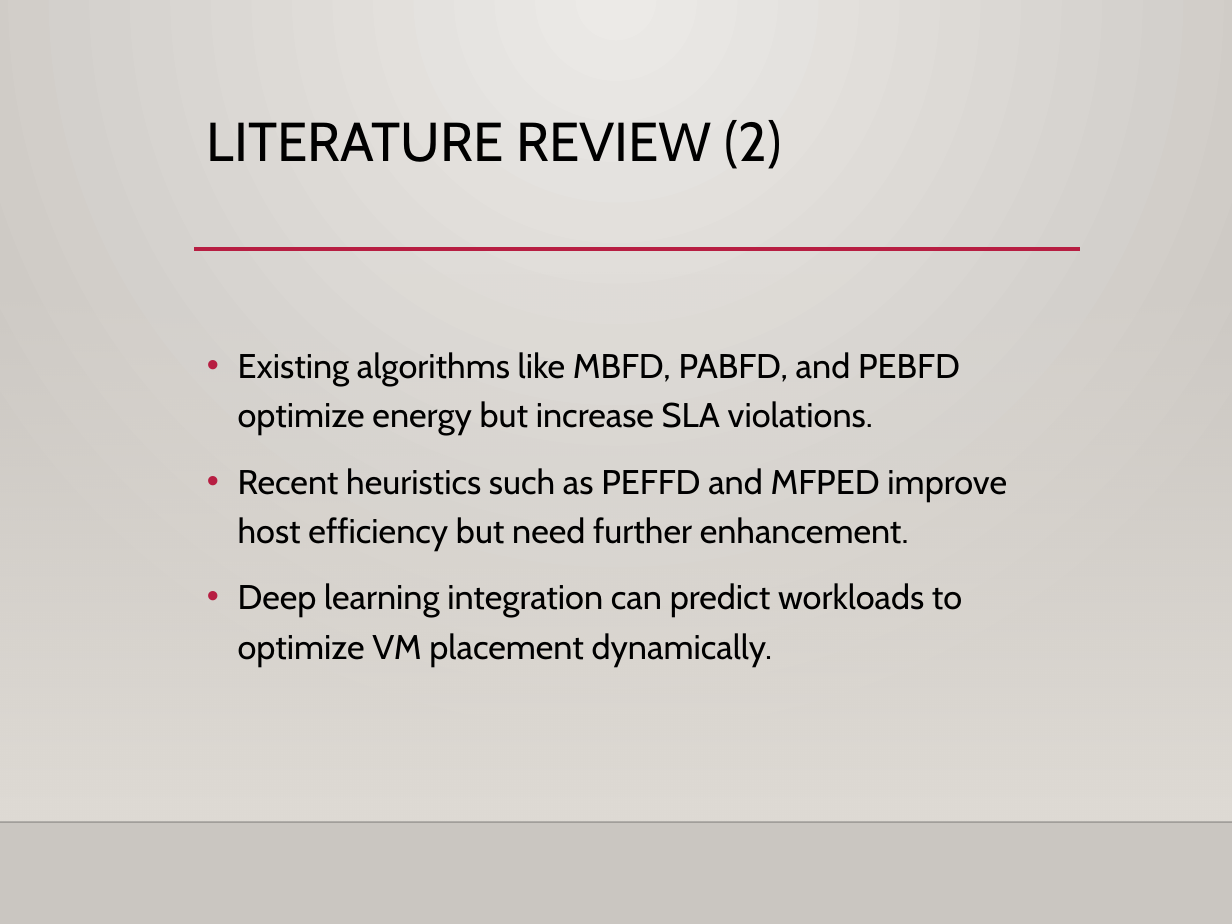
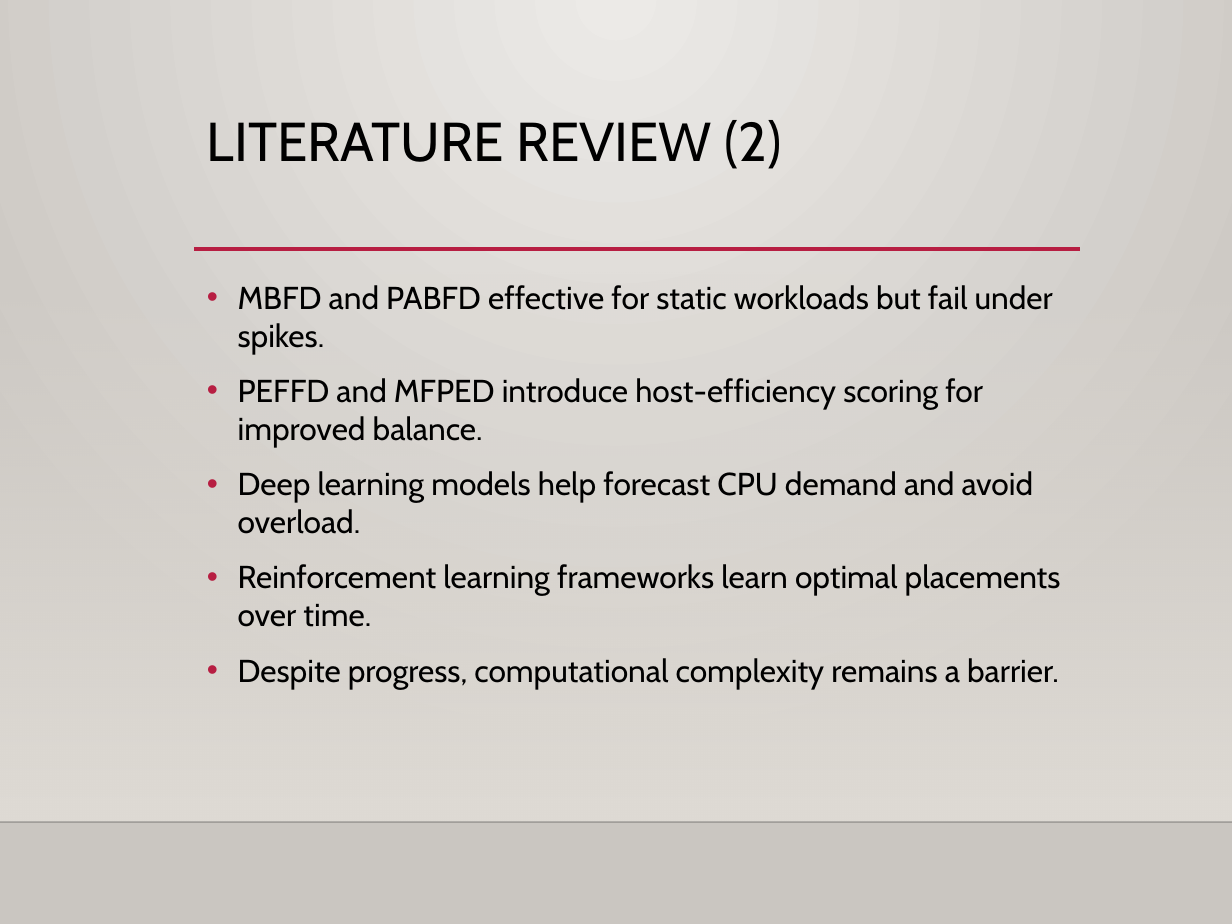
Before and after one commit to jaytomar19/Pbl_Jay-Pratap-Singh-Tomar, a slide deck: slide 5 of PBL PPT.pptx. Drawn at 1232x924 pixels with LibreOffice and Linux fonts; fonts in the diff are those of the drawing; background and template pictures are left out. Boxes give left, top, right and bottom in pixels: in the first picture for what was removed or moved away, otherwise in the second. Text is boxed around its words. In the diff, an @@ line names an element or a change of style, - is before the commit and + after.

```diff
--- a/PBL PPT.pptx
+++ b/PBL PPT.pptx
@@ text at [238,285,1061,689]: text changed; size 20 to 18.5 pt @@
-• Existing algorithms like MBFD, PABFD, and PEBFD optimize energy but increase SLA violations.
-• Recent heuristics such as PEFFD and MFPED improve host efficiency but need further enhancement.
-• Deep learning integration can predict workloads to optimize VM placement dynamically.
+• MBFD and PABFD effective for static workloads but fail under spikes.
+• PEFFD and MFPED introduce host-efficiency scoring for improved balance.
+• Deep learning models help forecast CPU demand and avoid overload.
+• Reinforcement learning frameworks learn optimal placements over time.
+• Despite progress, computational complexity remains a barrier.
```
Also in this commit, not shown: 7 other slides changed, 7 slides added, 2 slides removed.
